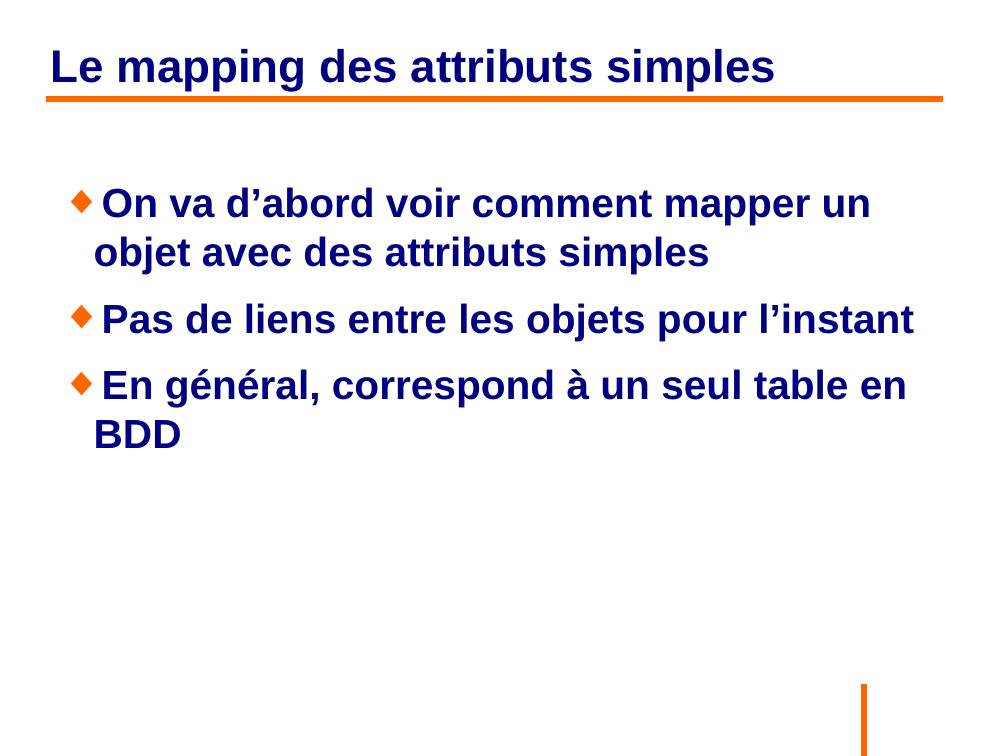
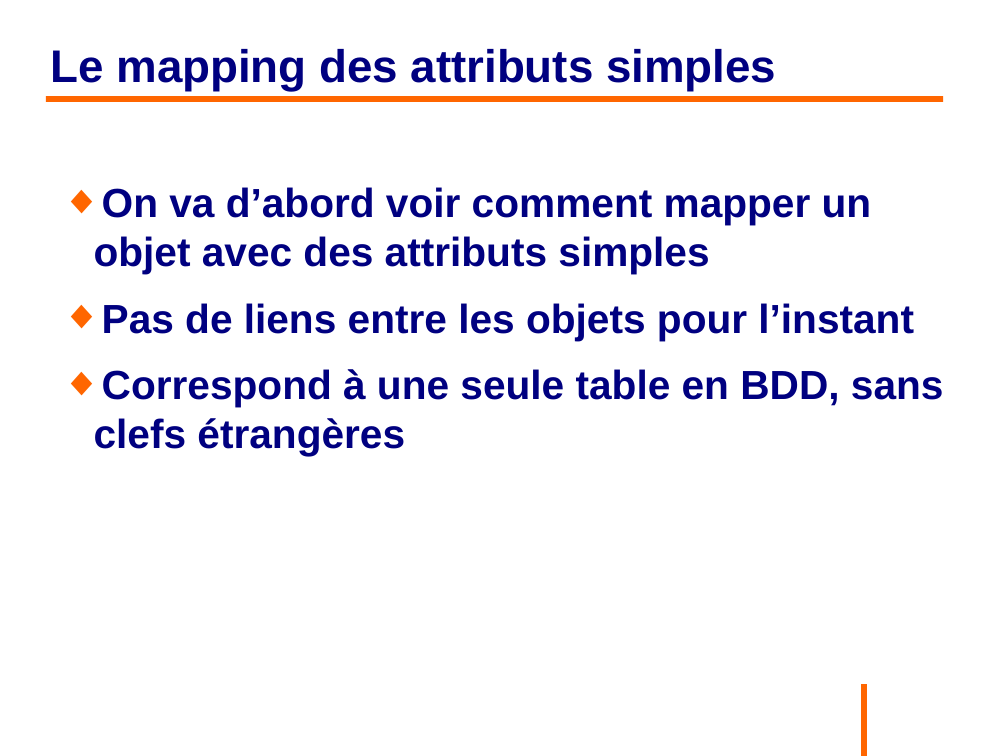
Before and after one commit to philphils/formation-hibernate-basique, a slide deck: slide 17 of Documentation/diapo_formation_hibernate.odp (slide 16 before the commit). Drawn at 1008x756 pixels with LibreOffice and Linux fonts; fonts in the diff are those of the drawing; background and template pictures are left out. Boxes give left, top, right and bottom in pixels: in the first picture for what was removed or moved away, otherwise in the second. Text is boxed around its words. In the diff, an @@ line names an element or a change of style, - is before the commit and + after.

```diff
--- a/Documentation/diapo_formation_hibernate.odp
+++ b/Documentation/diapo_formation_hibernate.odp
@@ text at box(94, 369, 944, 456): text changed @@
-◆ En général, correspond à un seul table en BDD
+◆ Correspond à une seule table en BDD, sans clefs étrangères
```
Also in this commit, not shown: 12 other slides changed, 1 slide added.
